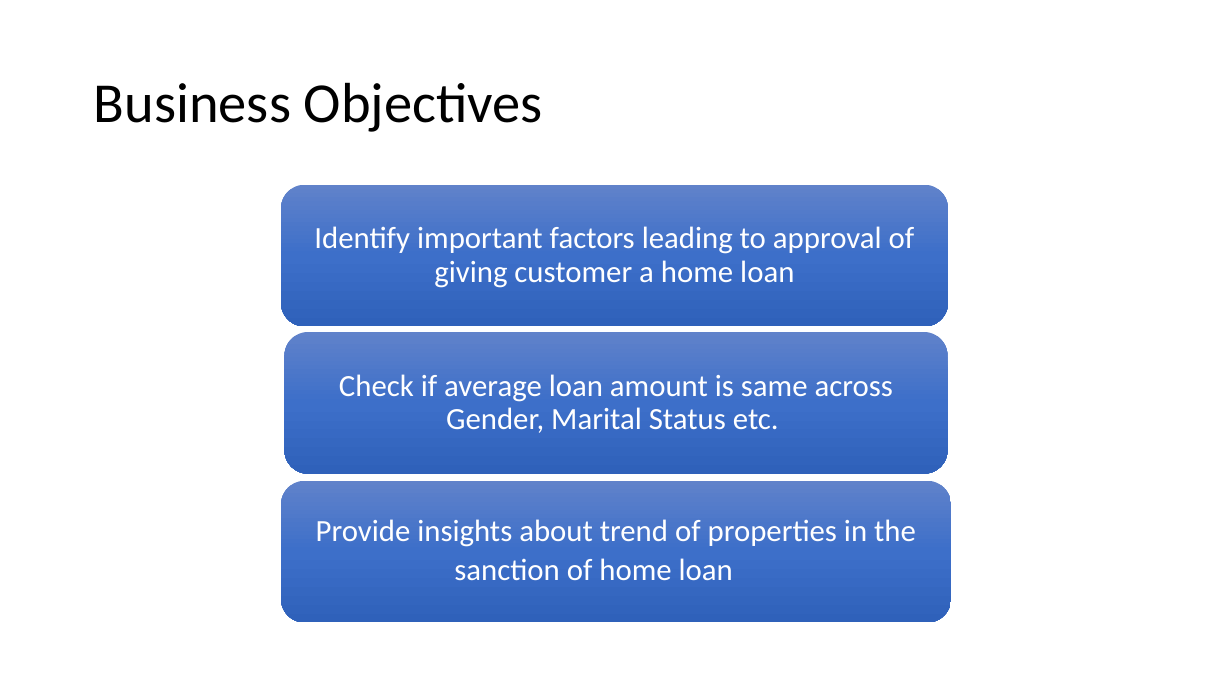
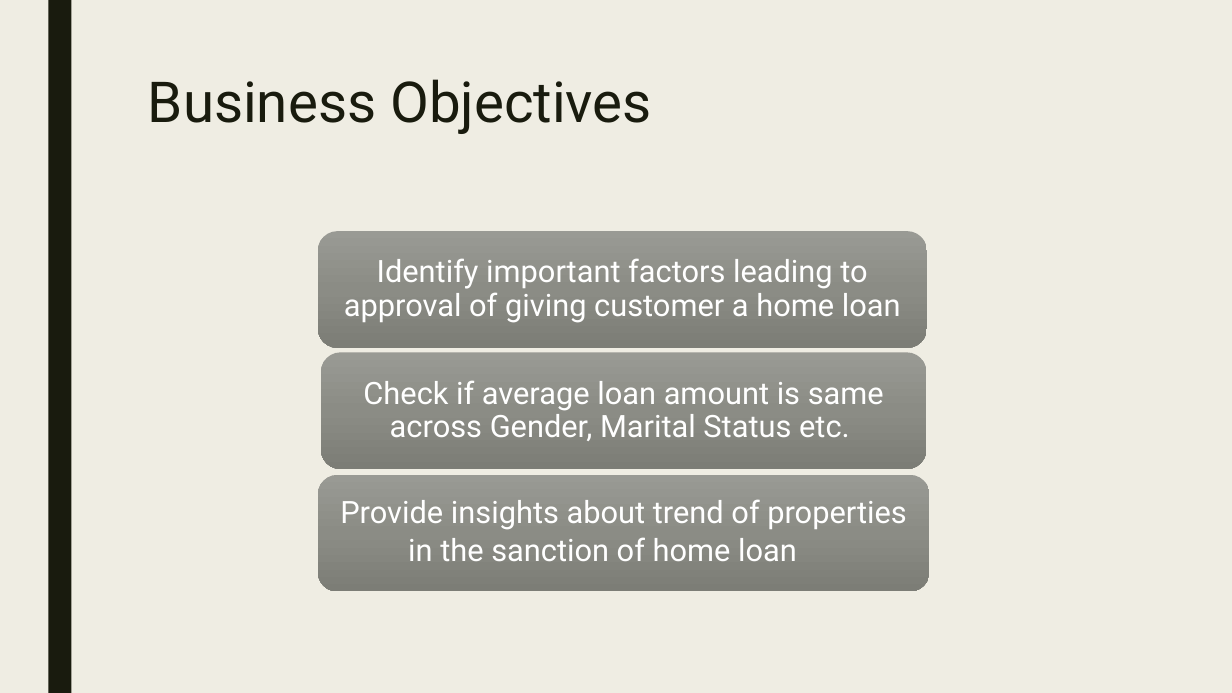
Before and after one commit to krisgop2010/Analytics, a slide deck: slide 3 of HomeLoanAnalytics/HomeLoanAnalytics.pptx. Drawn at 1232x693 pixels with LibreOffice and Linux fonts; fonts in the diff are those of the drawing. Boxes give left, top, right and bottom in pixels: in the first picture for what was removed or moved away, otherwise in the second. Text is boxed around its words. In the diff, an @@ line names an element or a change of style, - is before the commit and + after.

```diff
--- a/HomeLoanAnalytics/HomeLoanAnalytics.pptx
+++ b/HomeLoanAnalytics/HomeLoanAnalytics.pptx
@@ background #FFFFFF to #EFEDE3 @@
@@ rectangle added at (48,0,71,693), fill #191B0E @@
@@ title "Business Objectives": place and size @@
-title "Business Objectives" at (94,82,543,132)
+title "Business Objectives" at (148,79,652,134)
@@ title "Business Objectives" at (148,79,652,134): font Calibri to Roboto, text colour #000000 to #191B0E; line spacing 0.9 to 0.89; vertical alignment middle to top @@
@@ fill gradient #6183CB to #3E70CA to #3062BB to gradient #999A94 to #8C8D86 to #7D7E76 in 3 elements at (321,352,926,469), (318,475,930,592), (318,231,927,348) @@
@@ rounded rectangle: place and size @@
-rounded rectangle at (281,185,948,326)
+rounded rectangle at (318,231,927,348)
@@ font Calibri to Roboto in 3 elements at (363,380,884,441), (340,499,907,561), (344,258,901,323) @@
@@ text "Identify important factors leading to ...": place and size @@
-text "Identify important factors leading to ..." at (314,226,915,288)
+text "Identify important factors leading to ..." at (344,258,901,323)
@@ rounded rectangle: place and size @@
-rounded rectangle at (285,332,948,473)
+rounded rectangle at (321,352,926,469)
@@ text "Check if average loan amount ...": place and size @@
-text "Check if average loan amount ..." at (339,374,893,433)
+text "Check if average loan amount ..." at (363,380,884,441)
@@ rounded rectangle: place and size @@
-rounded rectangle at (281,481,951,622)
+rounded rectangle at (318,475,930,592)
@@ text "Provide insights about trend of ...": place and size @@
-text "Provide insights about trend of ..." at (316,519,916,580)
+text "Provide insights about trend of ..." at (340,499,907,561)
```
Also in this commit, not shown: 20 other slides changed, 2 slides added, 1 slide removed, 2 other files.
